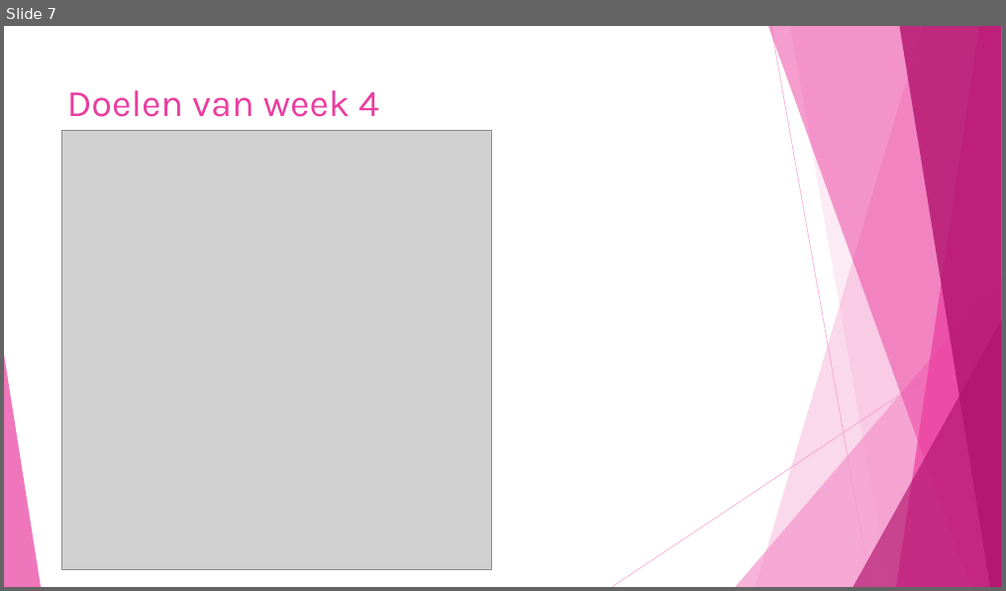
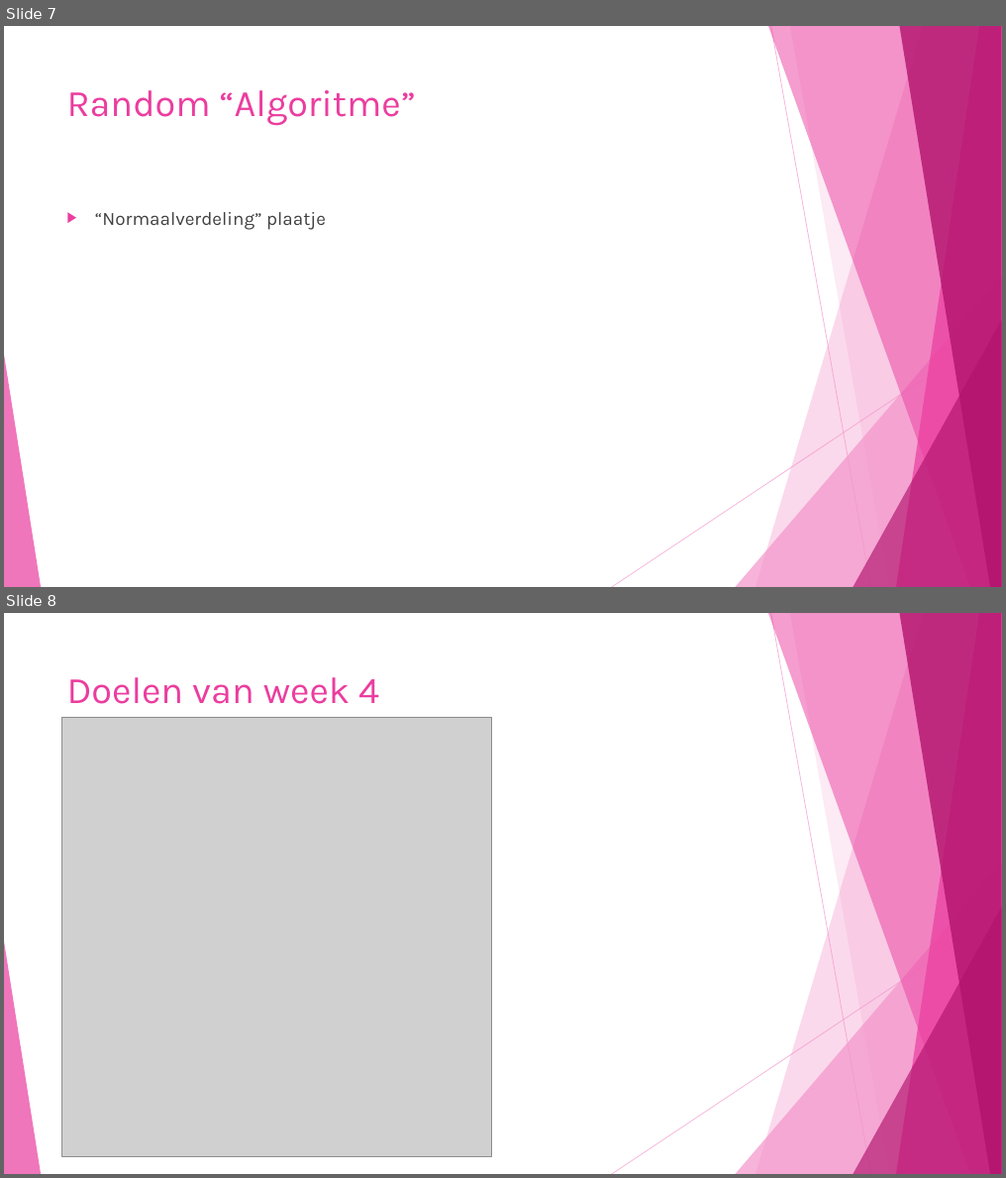
Before and after one commit to corne12345/Lekker-oke-, a slide deck: powerpoints/Amstelhaege PP 3.pptx. Shown one above the other, each under a label of ours: slide 7 before the commit, slides 7 and 8 after it. The pictures are 1006x591 and 1006x1178 pixels, drawn with LibreOffice and Linux fonts; fonts in the diff are those of the drawing; grey boxes stand for pictures. Boxes give left, top, right and bottom in pixels: in the first picture for what was removed or moved away, otherwise in the second. Text is boxed around its words. In the diff, an @@ line names an element or a change of style, - is before the commit and + after.

```diff
--- a/powerpoints/Amstelhaege PP 3.pptx
+++ b/powerpoints/Amstelhaege PP 3.pptx
@@ slide 7 added at (4,26,1002,587), background #FFFFFF; not listed: 10 template elements that a slide beside it also shows @@
@@ title added at (67,90,416,126), 36 pt, text #EB3D9F @@
+Random “Algoritme”
@@ text added at (95,212,326,230), 18 pt, text #404040 @@
+▶ “Normaalverdeling” plaatje
@@ what was slide 7 is now slide 8 @@
```
Also in this commit, not shown: 4 slides changed, 6 other files.
